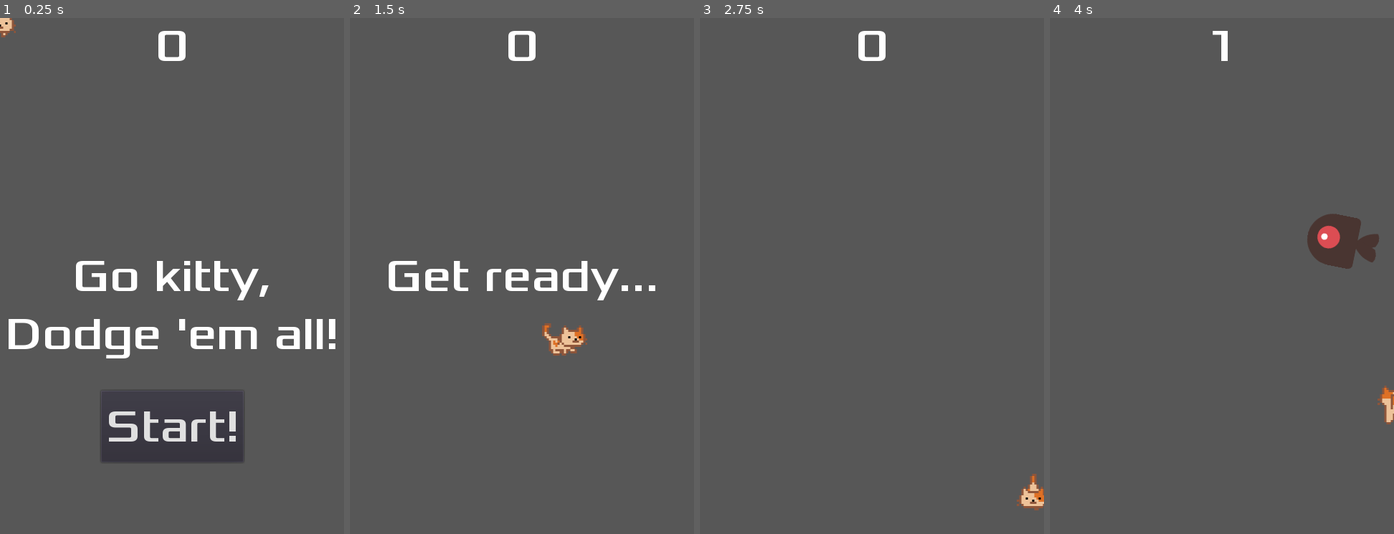
Above: before the commit, frames 1-4 (left to right).
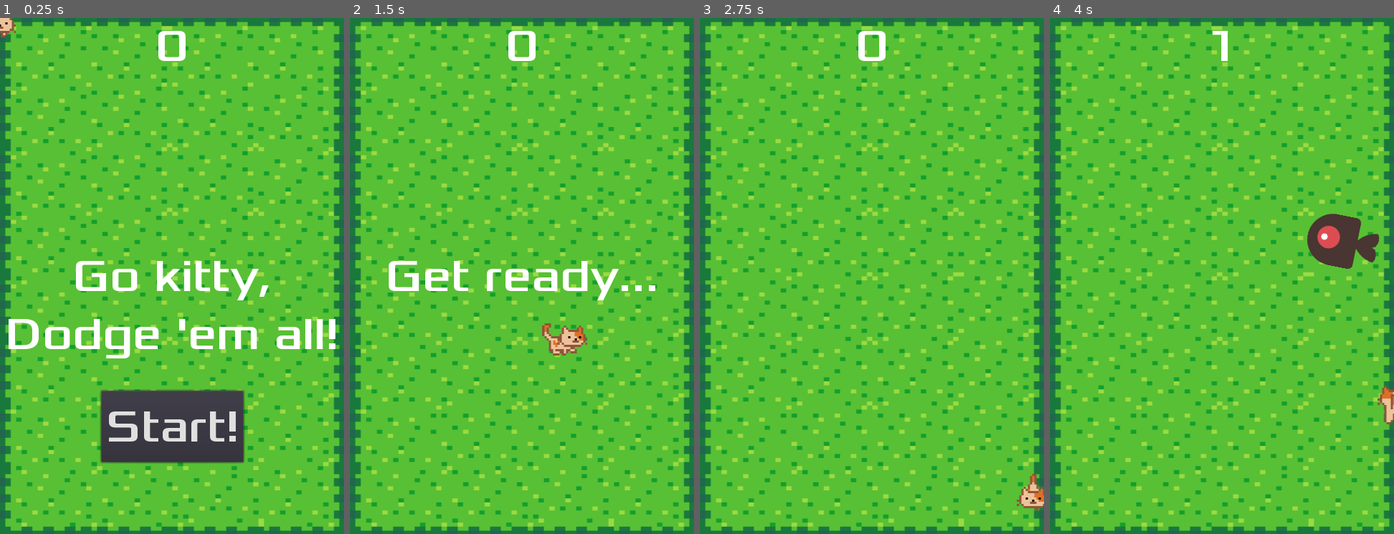
Above: after the commit, the same moments.

Repository: gughog/dodger-cat-godot
Game: Godot game, scene res://Main.tscn
Two runs of this game, one before a commit and one after it. Both use one fixed random seed, a clock stepped at 60 frames per second and the inputs below.
Inputs:
- Up to frame 1 (0.25 s): no input
- Up to frame 2 (1.5 s): click "Start!" at 0.5 s; hold Right (ui_right) from 1.28 s (still down)
- Up to frame 3 (2.75 s): release Right (ui_right) at 2.03 s; hold Down (ui_down) from 2.03 s (still down)
- Up to frame 4 (4 s): release Down (ui_down) at 2.78 s; hold Right (ui_right) 2.78-3.53 s; hold Up (ui_up) from 3.53 s (still down)

The runs differ from the first frame. In frame 1, 91% of the frame differs, in the area x 0-100%, y 0-100%; in frame 2, 98%; in frame 3, 99%; in frame 4, 98%.

Commit message:
feat: new terrain added

Diff:
--- a/Main.tscn
+++ b/Main.tscn
@@ -7,6 +7,7 @@
 [ext_resource path="res://art/sounds/on-game.mp3" type="AudioStream" id=5]
 [ext_resource path="res://art/gameover.wav" type="AudioStream" id=6]
 [ext_resource path="res://art/sounds/menu-theme.mp3" type="AudioStream" id=7]
+[ext_resource path="res://art/terrain/simple-terrain.png" type="Texture" id=8]
 
 [sub_resource type="Curve2D" id=1]
 _data = {
@@ -17,15 +18,17 @@
 script = ExtResource( 2 )
 Mob = ExtResource( 3 )
 
-[node name="ColorRect" type="ColorRect" parent="."]
-margin_right = 480.0
-margin_bottom = 722.0
-color = Color( 0.345098, 0.345098, 0.345098, 1 )
+[node name="TextureRect" type="TextureRect" parent="."]
+margin_right = 481.0
+margin_bottom = 721.0
+texture = ExtResource( 8 )
+expand = true
 __meta__ = {
 "_edit_use_anchors_": false
 }
 
 [node name="Player" parent="." instance=ExtResource( 1 )]
+position = Vector2( -26, -32 )
 
 [node name="MobTimer" type="Timer" parent="."]
 wait_time = 0.5
Not shown: 1 places in Main.tscn that only renumber resources
Binary file added: art/terrain/simple-terrain.png
Not shown, added: art/terrain/simple-terrain.png.import
Not shown, changed: .DS_Store
Not shown, changed: art/.DS_Store
